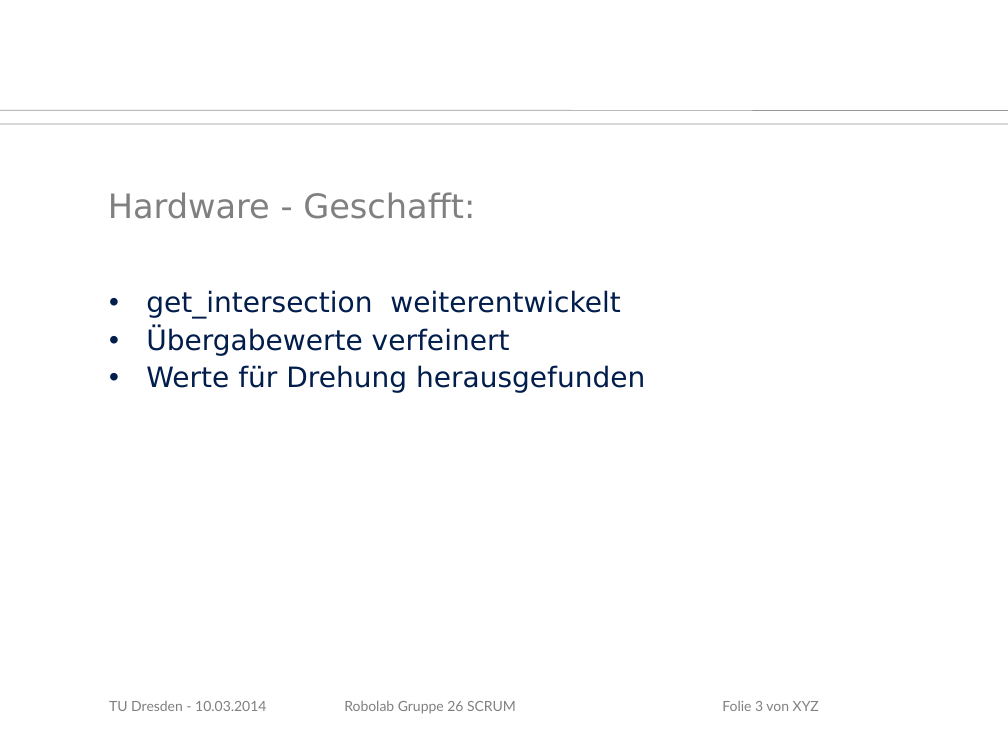
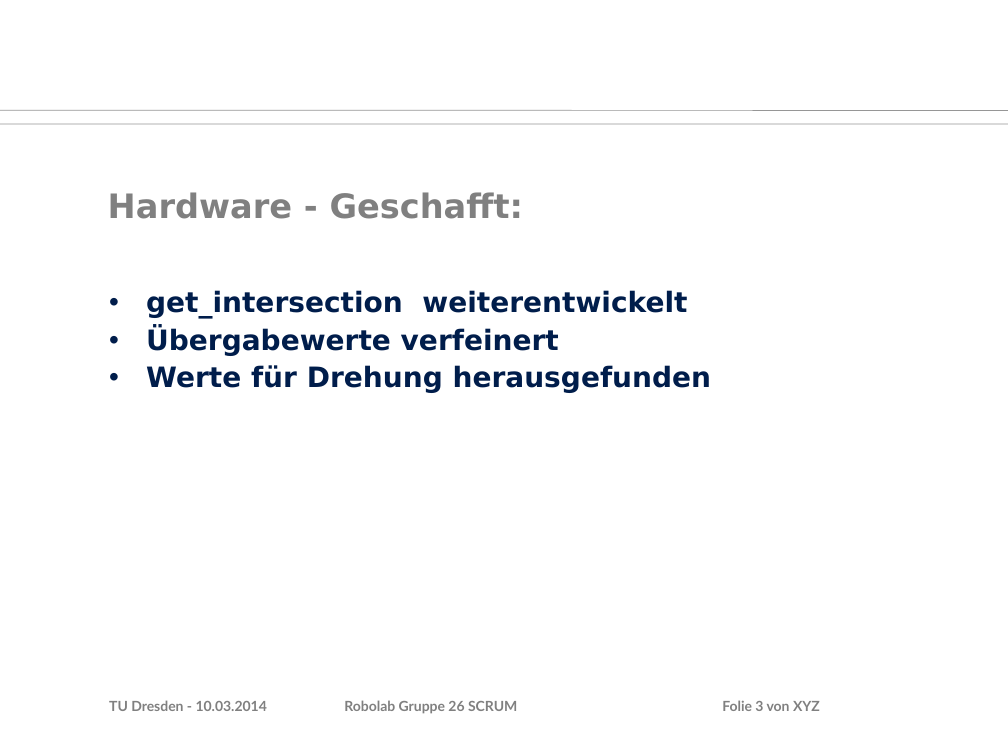
Before and after one commit to MarauderXtreme/robolab-2014, a slide deck: slide 3 of Scrum/scrum-10-03-14.ppt. Drawn at 1008x756 pixels with LibreOffice and Linux fonts; fonts in the diff are those of the drawing; background and template pictures are left out. Boxes give left, top, right and bottom in pixels: in the first picture for what was removed or moved away, otherwise in the second. Text is boxed around its words. In the diff, an @@ line names an element or a change of style, - is before the commit and + after.

Commit message:
added scrum 10.03(software)

```diff
--- a/Scrum/scrum-10-03-14.ppt
+++ b/Scrum/scrum-10-03-14.ppt
@@ bold on in 5 elements at [109,700,267,711], [344,700,517,714], [722,700,820,711], [146,290,712,393], [108,192,524,219] @@
```
Also in this commit, not shown: 7 other slides changed, 2 other files.
